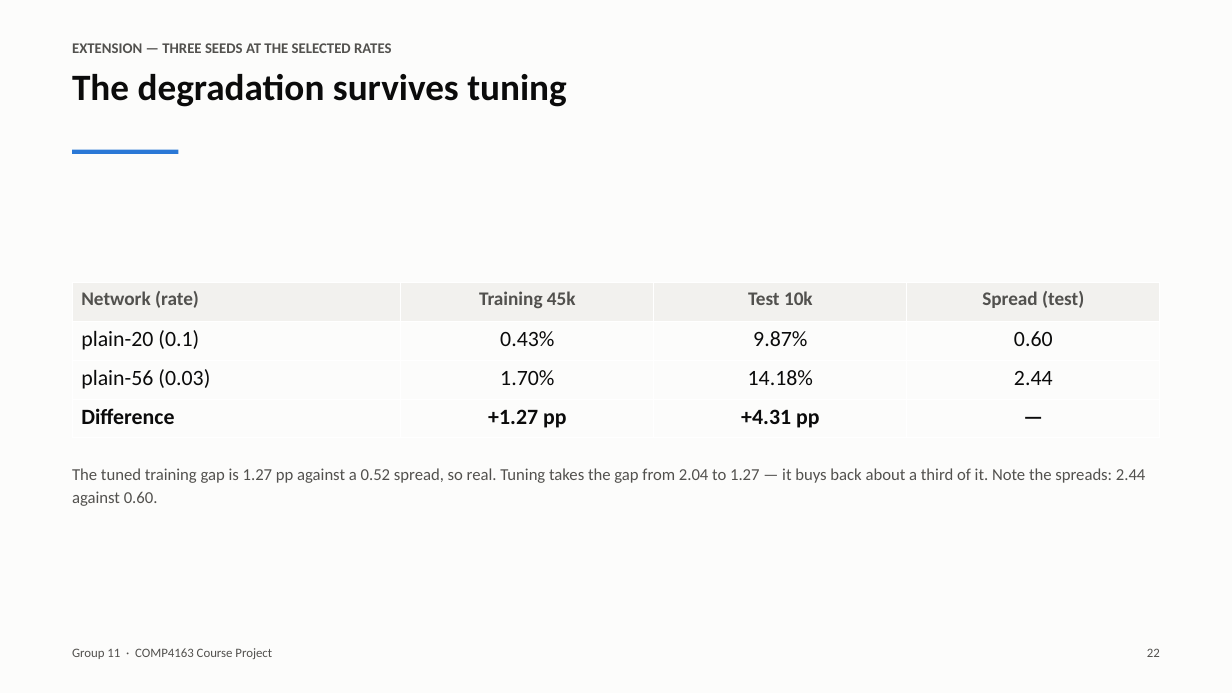
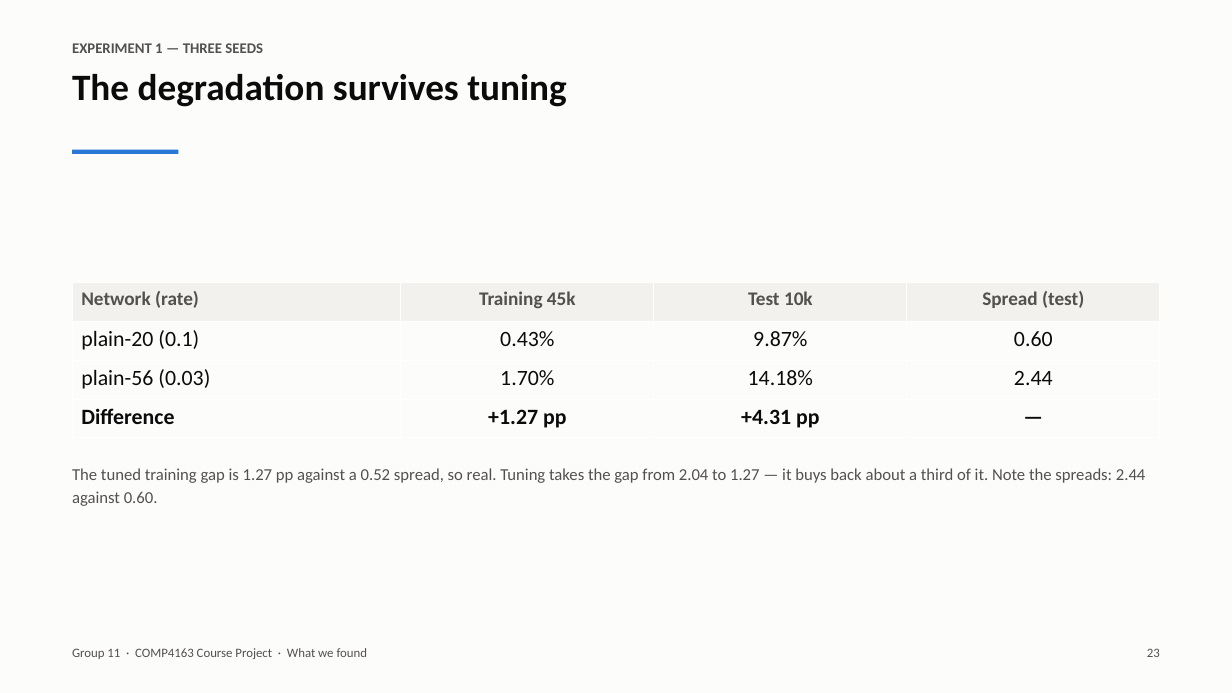
Before and after one commit to v68md6ttb2-ux/COMP4163-ResNet-Degradation, a slide deck: slide 23 of report/slides.pptx (slide 22 before the commit). Drawn at 1232x693 pixels with LibreOffice and Linux fonts; fonts in the diff are those of the drawing. Boxes give left, top, right and bottom in pixels: in the first picture for what was removed or moved away, otherwise in the second. Text is boxed around its words. In the diff, an @@ line names an element or a change of style, - is before the commit and + after.

```diff
--- a/report/slides.pptx
+++ b/report/slides.pptx
@@ text at (72, 43, 263, 53): text changed @@
-EXTENSION — THREE SEEDS AT THE SELECTED RATES
+EXPERIMENT 1 — THREE SEEDS
@@ text at (72, 648, 368, 659): text changed @@
-Group 11 · COMP4163 Course Project
+Group 11 · COMP4163 Course Project · What we found
```
Also in this commit, not shown: 34 other slides changed, 1 slide added, 1 other file.
